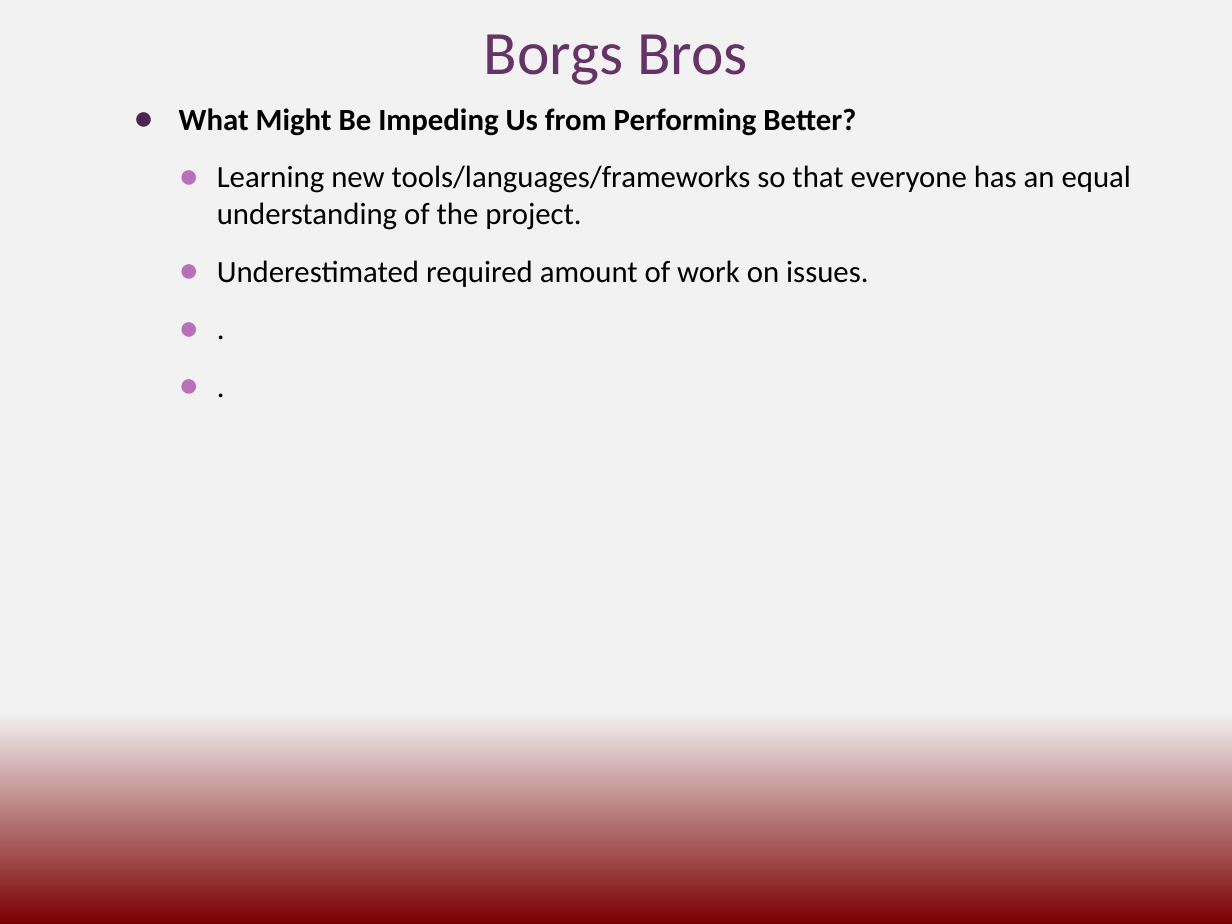
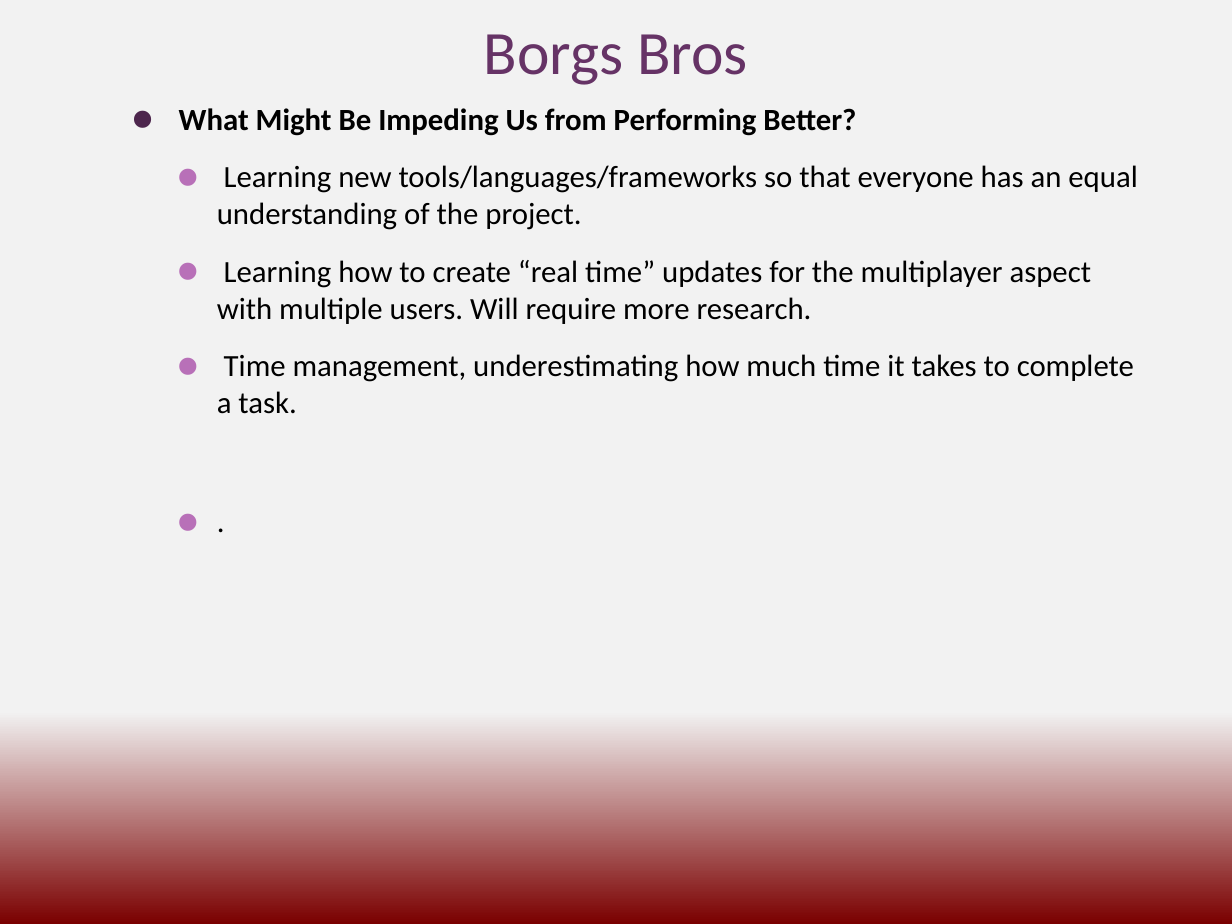
Before and after one commit to cs3398-borgs-bros/JeopardyChamp-Project, a slide deck: slide 2 of docs/Borgs_Retrospective.pptx. Drawn at 1232x924 pixels with LibreOffice and Linux fonts; fonts in the diff are those of the drawing. Boxes give left, top, right and bottom in pixels: in the first picture for what was removed or moved away, otherwise in the second. Text is boxed around its words. In the diff, an @@ line names an element or a change of style, - is before the commit and + after.

```diff
--- a/docs/Borgs_Retrospective.pptx
+++ b/docs/Borgs_Retrospective.pptx
@@ text at <box>179,108,1137,414</box>: paragraph removed @@
-    ● .
@@ text at <box>179,108,1137,230</box>: bullet ● to ⚫; less space between paragraphs @@
@@ text at <box>217,260,1134,414</box>: text changed @@
-    ● Underestimated required amount of work on issues.
+    ⚫ Learning how to create “real time” updates for the multiplayer aspect with multiple users. Will require more research.
+    ⚫ Time management, underestimating how much time it takes to complete a task.
```
Also in this commit, not shown: 2 other slides changed.
